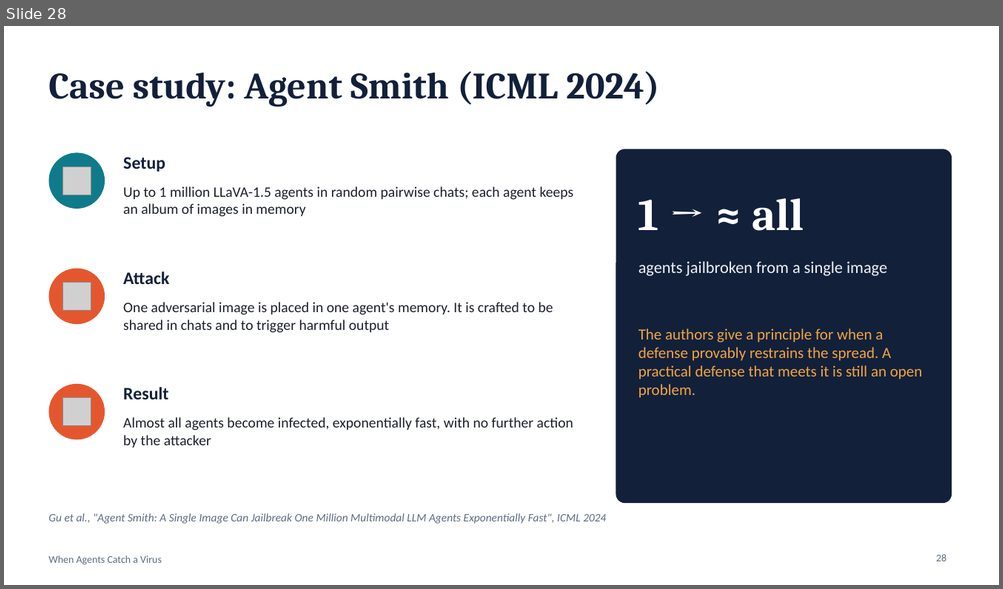
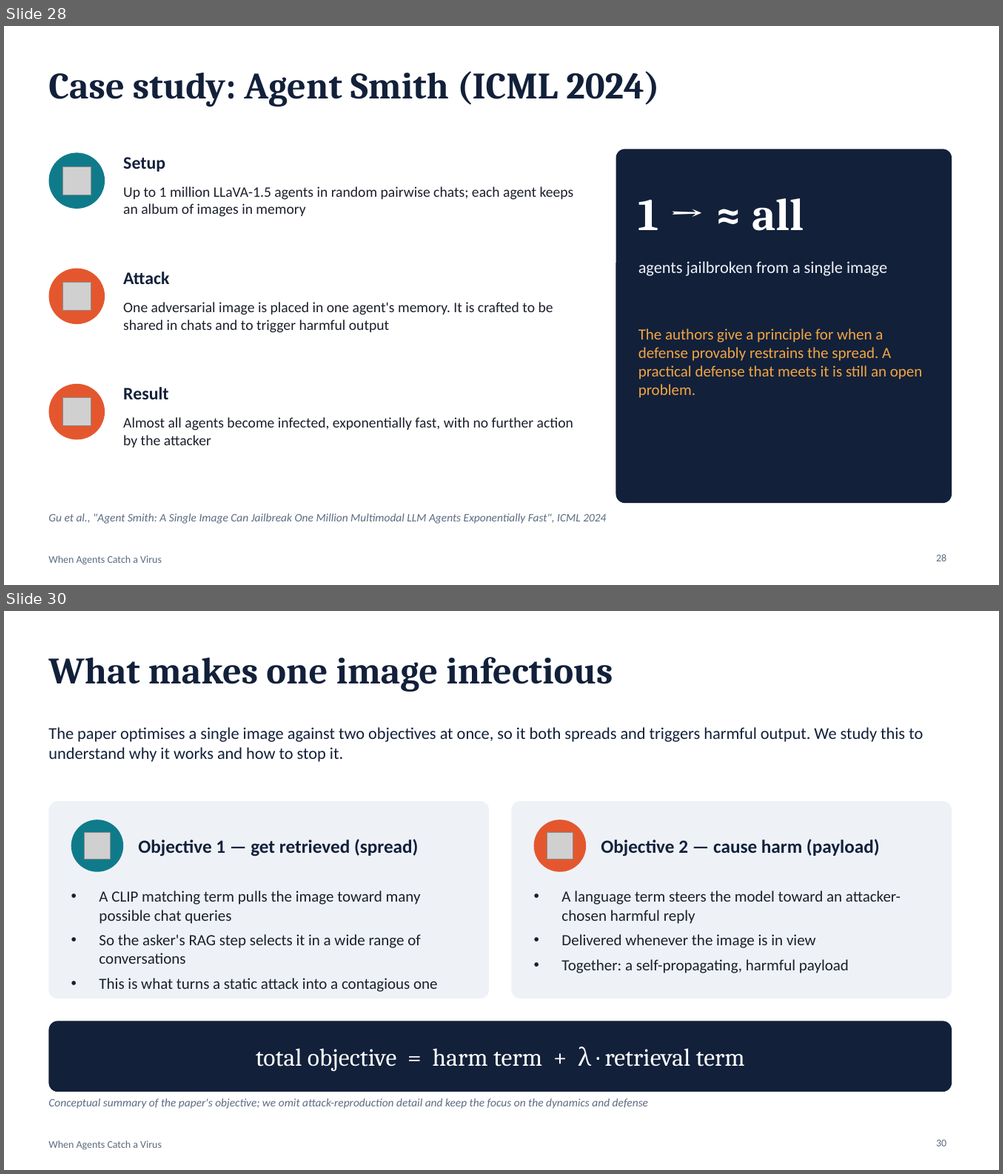
Before and after one commit to krishkarnan/2023-Data-Driven-Innovation-Application-Competition, a slide deck: lecture/When_Agents_Catch_a_Virus.pptx. Shown one above the other, each under a label of ours: slide 28 before the commit, slides 28 and 30 after it; the slides between them are not shown. The pictures are 1003x589 and 1003x1174 pixels, drawn with LibreOffice and Linux fonts; fonts in the diff are those of the drawing; grey boxes stand for pictures. Boxes give left, top, right and bottom in pixels: in the first picture for what was removed or moved away, otherwise in the second. Text is boxed around its words. In the diff, an @@ line names an element or a change of style, - is before the commit and + after.

```diff
--- a/lecture/When_Agents_Catch_a_Virus.pptx
+++ b/lecture/When_Agents_Catch_a_Virus.pptx
@@ slide 30 added at bbox=[4, 611, 999, 1170], background #FFFFFF; not listed: 1 template element that a slide beside it also shows @@
@@ title added at bbox=[48, 657, 612, 692], 36 pt, text #12203A, bold @@
+What makes one image infectious
@@ text added at bbox=[48, 727, 922, 762], 16 pt, text #12203A @@
+The paper optimises a single image against two objectives at once, so it both spreads and triggers harmful output. We study this to understand why it works and how to stop it.
@@ rounded rectangle added at bbox=[48, 801, 489, 999], fill #EEF2F7 @@
@@ rounded rectangle added at bbox=[512, 801, 951, 999], fill #EEF2F7 @@
@@ ellipse added at bbox=[71, 820, 123, 872], fill #0F7B8A @@
@@ ellipse added at bbox=[534, 820, 586, 872], fill #E4572E @@
@@ picture added at bbox=[84, 833, 110, 860] @@
@@ text added at bbox=[138, 839, 418, 857], 18 pt, text #12203A, bold @@
+Objective 1 — get retrieved (spread)
@@ picture added at bbox=[547, 833, 573, 860] @@
@@ text added at bbox=[600, 839, 879, 857], 18 pt, text #12203A, bold @@
+Objective 2 — cause harm (payload)
@@ text added at bbox=[99, 891, 438, 992], 15 pt, text #1B1F2A @@
+• A CLIP matching term pulls the image toward many possible chat queries
+• So the asker's RAG step selects it in a wide range of conversations
+• This is what turns a static attack into a contagious one
@@ text added at bbox=[561, 891, 900, 974], 15 pt, text #1B1F2A @@
+• A language term steers the model toward an attacker-chosen harmful reply
+• Delivered whenever the image is in view
+• Together: a self-propagating, harmful payload
@@ rounded rectangle added at bbox=[48, 1022, 951, 1092], fill #12203A @@
@@ text added at bbox=[256, 1047, 745, 1072], 24 pt, text #FFFFFF @@
+total objective = harm term + λ · retrieval term
@@ text added at bbox=[48, 1099, 648, 1109], 11 pt, text #5C6B82, italic @@
+Conceptual summary of the paper's objective; we omit attack-reproduction detail and keep the focus on the dynamics and defense
@@ page number added at bbox=[936, 1140, 946, 1147], 10 pt, text #5C6B82 @@
+30
```
Also in this commit, not shown: 5 slides changed, 3 other slides added.
